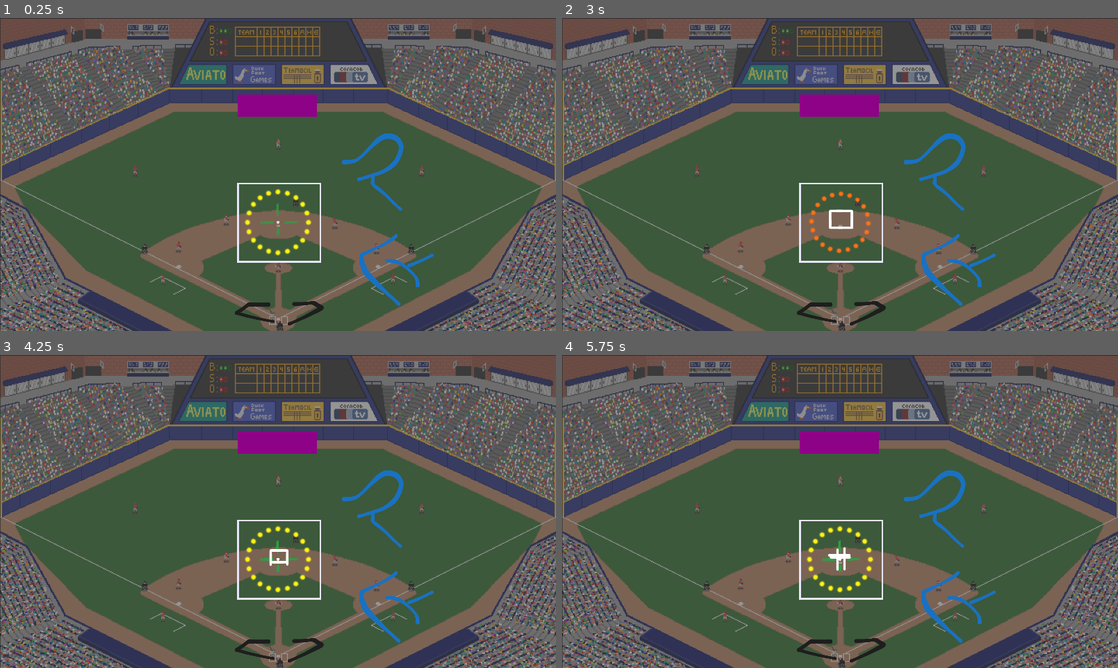
Above: before the commit, frames 1-4 (two rows, left to right).
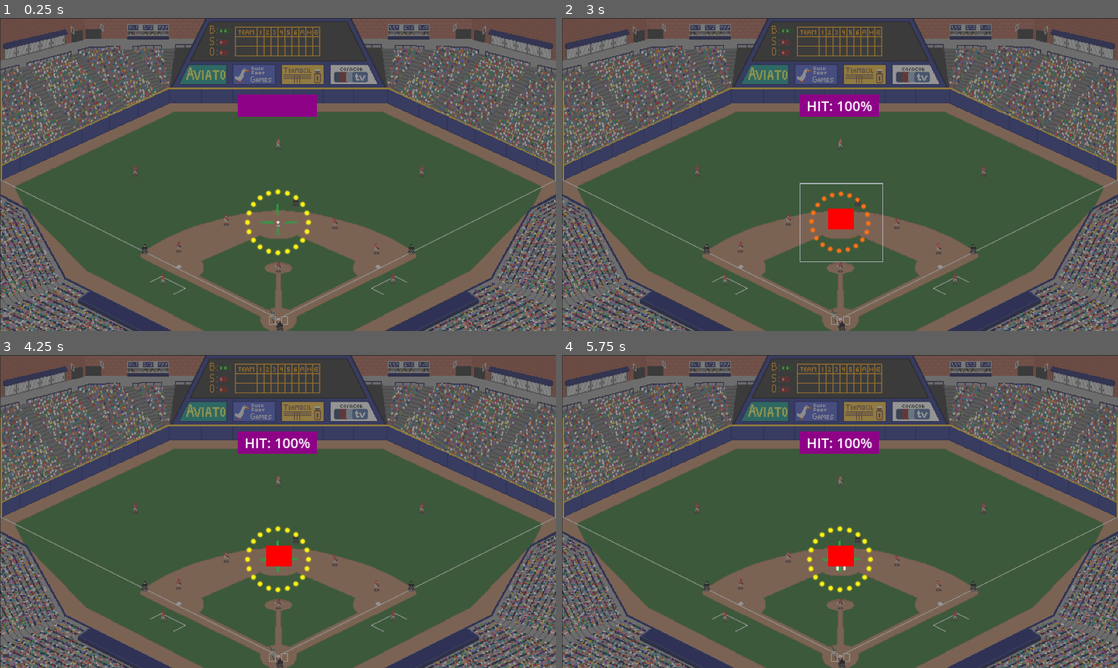
Above: after the commit, the same moments.

Repository: olive20xx/kgj-baseball
Game: Godot game, scene res://src/play_ball.tscn
Same seed, same stepped clock (60 frames per second), same inputs: the game is played once before the commit and once after it.
Inputs:
- Up to frame 1 (0.25 s): no input
- Up to frame 2 (3 s): tap Enter (ui_accept) at 0.5, 0.77, 1.52, 2 s; hold Space (swing) 0.53-1.28 s; tap Space (swing) at 1.35, 2.85 s; hold Space (swing) 2.03-2.78 s
- Up to frame 3 (4.25 s): tap Enter (ui_accept) at 3.02, 3.77 s; hold Space (swing) from 3.53 s (still down)
- Up to frame 4 (5.75 s): release Space (swing) at 4.28 s; tap Space (swing) at 4.35 s; tap Enter (ui_accept) at 4.52, 5 s; hold Space (swing) from 5.03 s (still down)

The runs differ from the first frame. In frame 1, 1.5% of the frame differs, in the area x 42-78%, y 36-99%; in frame 2, 2.0%, in the area x 42-78%, y 26-99%; in frame 3, 2.0%; in frame 4, 2.0%.

Commit message:
strike zone starts blinking when pitch starts

Diff:
--- a/src/cursors/pitcher/cursor.tscn
+++ b/src/cursors/pitcher/cursor.tscn
@@ -9,6 +9,7 @@
 [ext_resource type="Texture2D" uid="uid://c31vod3rq1p8c" path="res://assets/square-topright.png" id="6_uxmbs"]
 [ext_resource type="Texture2D" uid="uid://cmvornvqjptgl" path="res://assets/square-botleft.png" id="7_kujv4"]
 [ext_resource type="Texture2D" uid="uid://pj42bcjxxrc2" path="res://assets/square-botright.png" id="8_wwxou"]
+[ext_resource type="PackedScene" uid="uid://yor1y7nx5g3c" path="res://src/rectangle2d.tscn" id="10_vamuj"]
 
 [sub_resource type="RectangleShape2D" id="RectangleShape2D_rlqu2"]
 size = Vector2(58.935, 48.019)
@@ -55,3 +56,6 @@
 [node name="CollisionShape2D" type="CollisionShape2D" parent="Area2D"]
 position = Vector2(2.25, -6.9)
 shape = SubResource("RectangleShape2D_rlqu2")
+
+[node name="Rectangle" parent="." instance=ExtResource("10_vamuj")]
+visible = false
--- a/src/cursors/pitcher/pitcher_cursor.gd
+++ b/src/cursors/pitcher/pitcher_cursor.gd
@@ -3,11 +3,13 @@
 
 signal arrived(shape: CollisionShape2D)
 
-var time_to_arrive := 2.0
-var move_range := 100.0
+var strike_zone_rect: Rect2
+var strike_zone_pos: Vector2
 
 var accept_input := true
+var pitching := false
 
+@onready var arrival_rectangle: Rectangle2D = $Rectangle
 @onready var move: Move = $Move
 @onready var pitcher_square: PitcherSquare = $Square
 @onready var collision_shape: CollisionShape2D = $Area2D/CollisionShape2D
@@ -24,10 +26,13 @@
 		return
 
 	if event.is_action_pressed("throw"):
-		pitch()
+		print(strike_zone_rect)
+		pitch(100, 1)
 
 
 func pitch(drift_speed: float = 100.0, time_to_arrive: float = 2.0) -> void:
+	pitching = true
+	show_arrival_rect()
 	#freeze
 	accept_input = false
 	# bring in square
@@ -37,8 +42,9 @@
 	crosshair_blink.stop()
 	crosshair.modulate.a = 1.0
 	await get_tree().create_timer(0.5).timeout
+	# narrow square
+	animate_arrival_rect()
 	crosshair.modulate.a = 0.0
-	# narrow square
 	var time_to_tight := 0.5
 	var tween := pitcher_square.tighten_it_up_there_boys(time_to_tight)
 	await tween.finished
@@ -46,12 +52,22 @@
 	accept_input = true
 	var move_tween := move.set_limited_move(drift_speed, time_to_arrive)
 	await move_tween.finished
+	pitching = false
 	arrived.emit(collision_shape)
 
 
-func animate_square() -> void:
-	pass
+func show_arrival_rect() -> void:
+	arrival_rectangle.rect = strike_zone_rect
+	arrival_rectangle.position = strike_zone_pos - position
+	arrival_rectangle.border_width = 2
+	arrival_rectangle.show()
+	arrival_rectangle.start_blink(0.2, 0.05, 0.05)
 
+
+func animate_arrival_rect() -> void:
+	arrival_rectangle.stop_blink()
+	arrival_rectangle.modulate.a = 0.6
+	# move and scale to pitcher_square
 
 func reset() -> void:
 	accept_input = true
--- a/src/play_ball.gd
+++ b/src/play_ball.gd
@@ -1,9 +1,8 @@
 extends Node2D
 
 ## TODO:
-# 1 - give pitches an arrival time
-#	   - animate the strikezone square
-# 2 - let pitches move after the throw
+# 1 - animate the strikezone square
+# 2 - track swing timing
 # 3 - make the sequence of play
 # 4 - create 4 different pitches
 # 5 - strike zone fun
@@ -40,3 +39,5 @@
 	pitcher_cursor.position = center_pos
 	batter_circle.position = center_pos
 	pitcher_cursor.reset()
+	pitcher_cursor.strike_zone_rect = strike_zone.rect
+	pitcher_cursor.strike_zone_pos = strike_zone.position
--- a/src/play_ball.tscn
+++ b/src/play_ball.tscn
@@ -30,6 +30,7 @@
 
 [node name="StrikeZone" parent="." instance=ExtResource("3_xxn3o")]
 unique_name_in_owner = true
+visible = false
 position = Vector2(643, 481)
 
 [node name="BatterCircle" parent="." instance=ExtResource("5_xdh6u")]
--- a/src/rectangle2d.gd
+++ b/src/rectangle2d.gd
@@ -6,6 +6,18 @@
 @export var filled := false
 @export var border_width := 4
 
+@onready var blink: Blink = $Blink
 
 func _draw() -> void:
 	draw_rect(rect, color, filled, border_width)
+
+
+func start_blink(blink_dur: float, invis_dur: float, vis_dur: float) -> void:
+	blink.blink_dur = blink_dur
+	blink.invis_dur = invis_dur
+	blink.vis_dur = vis_dur
+	blink.start()
+
+
+func stop_blink() -> void:
+	blink.stop()
--- a/src/strikezone/zone.gd
+++ b/src/strikezone/zone.gd
@@ -9,9 +9,10 @@
 
 @onready var home_plate: HomePlate = $HomePlate
 @onready var batter: Batter = $Batter
+@onready var rect := Rect2(topleft, size)
 
 
-func _ready() -> void:
-	var box := Rectangle2D.new()
-	box.rect = Rect2(topleft, size)
-	add_child(box)
+# func _ready() -> void:
+# 	var box := Rectangle2D.new()
+# 	box.rect = rect
+# 	add_child(box)
Not shown: 1 places in src/cursors/pitcher/cursor.tscn that only renumber resources
